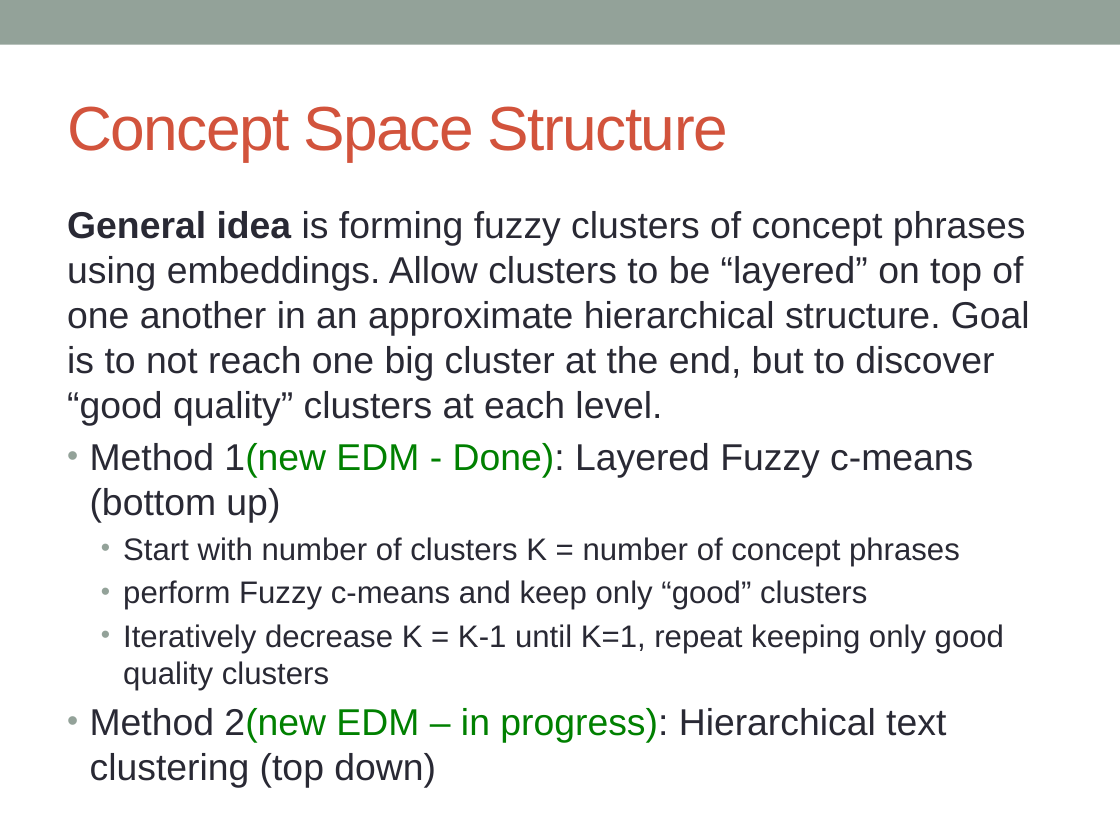
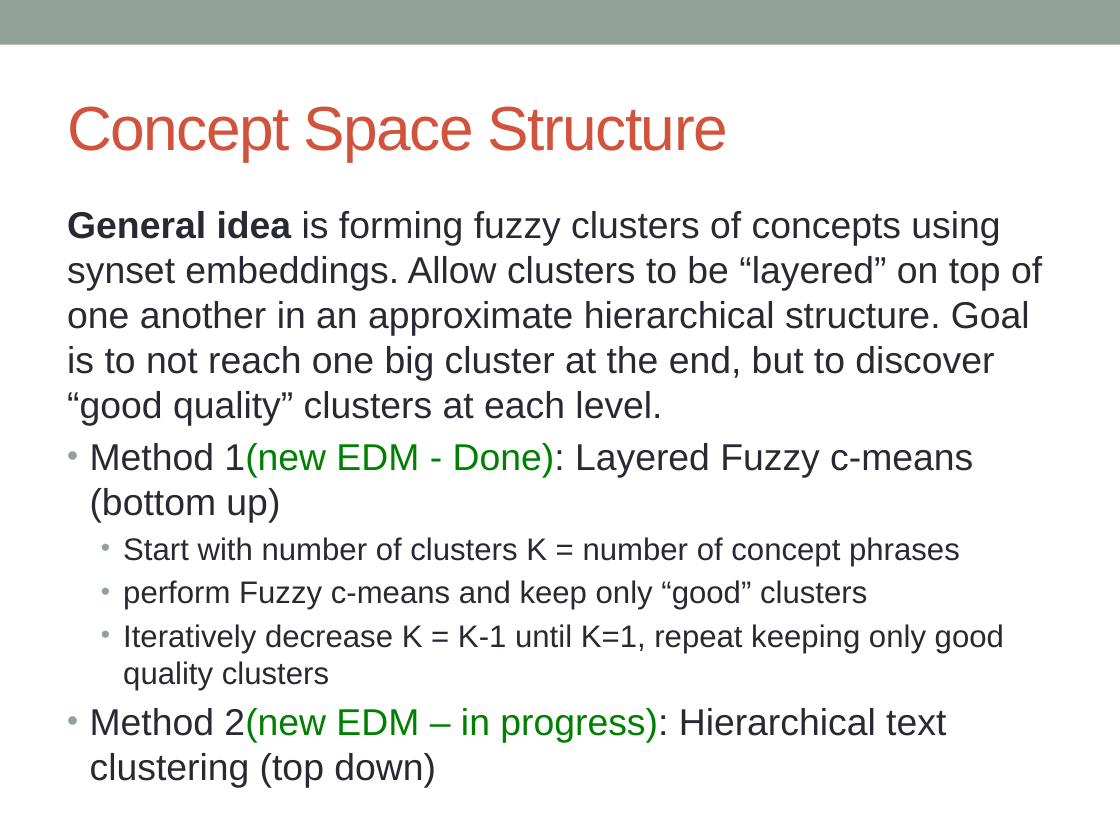
Before and after one commit to assmaboughoula/concept-detection-hierarchy-edu, a slide deck: slide 8 of edm_presentation.pptx (slide 7 before the commit). Drawn at 1120x840 pixels with LibreOffice and Linux fonts; fonts in the diff are those of the drawing. Boxes give left, top, right and bottom in pixels: in the first picture for what was removed or moved away, otherwise in the second. Text is boxed around its words. In the diff, an @@ line names an element or a change of style, - is before the commit and + after.

Commit message:
fuzzy

```diff
--- a/edm_presentation.pptx
+++ b/edm_presentation.pptx
@@ text at bbox=[67, 211, 1042, 425]: text changed @@
-General idea is forming fuzzy clusters of concept phrases using embeddings. Allow clusters to be “layered” on top of one another in an approximate hierarchical structure. Goal is to not reach one big cluster at the end, but to discover “good quality” clusters at each level.
+General idea is forming fuzzy clusters of concepts using synset embeddings. Allow clusters to be “layered” on top of one another in an approximate hierarchical structure. Goal is to not reach one big cluster at the end, but to discover “good quality” clusters at each level.
```
Also in this commit, not shown: 1 other slide changed, 3 slides added, 2 other files.
